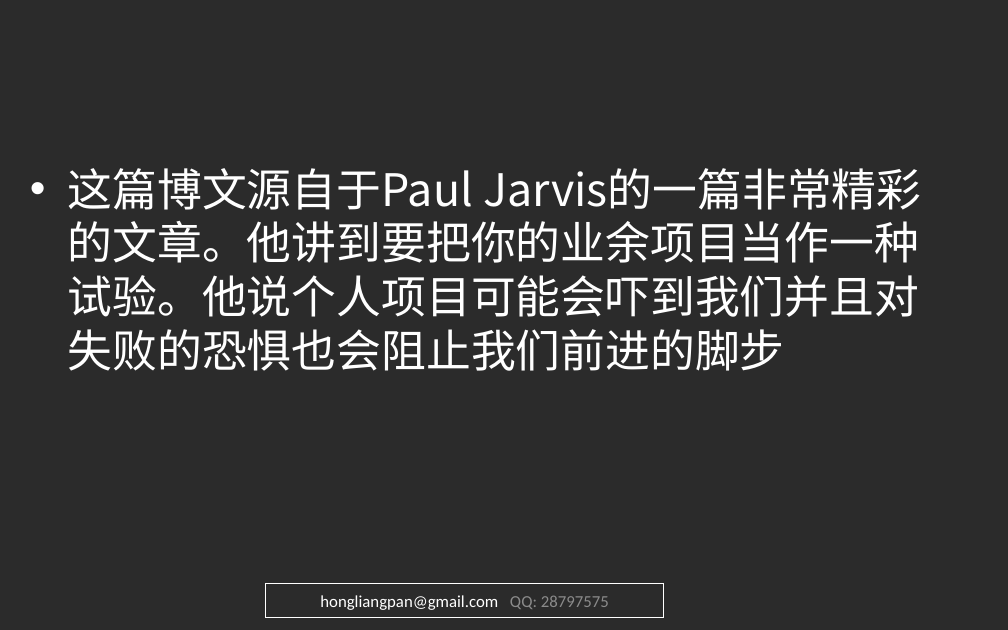
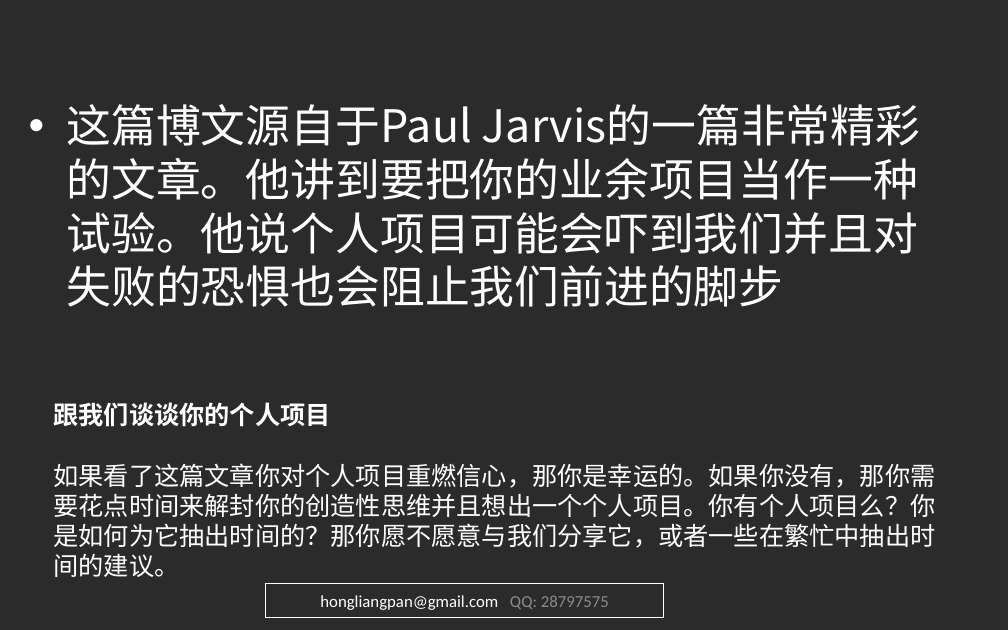
Before and after one commit to hongliangpan/net.topology, a slide deck: slide 24 of 微分享/好.个人项目挤出时间的绝妙方法.pptx (slide 23 before the commit). Drawn at 1008x630 pixels with LibreOffice and Linux fonts; fonts in the diff are those of the drawing; background and template pictures are left out; a plain dark background stands for a picture behind light text. Boxes give left, top, right and bottom in pixels: in the first picture for what was removed or moved away, otherwise in the second. Text is boxed around its words. In the diff, an @@ line names an element or a change of style, - is before the commit and + after.

```diff
--- a/微分享/好.个人项目挤出时间的绝妙方法.pptx
+++ b/微分享/好.个人项目挤出时间的绝妙方法.pptx
@@ text "这篇博文源自于Paul Jarvis的一篇非常精彩的文章。他讲到要把你的业余项目当作一种试验。他说个人项目可能会吓到我们 ..." moved from (x1=68, y1=168, x2=920, y2=371) to (x1=67, y1=104, x2=919, y2=307) @@
@@ text added at (x1=54, y1=402, x2=936, y2=577), 18 pt, text #CCE8CF @@
+跟我们谈谈你的个人项目
+如果看了这篇文章你对个人项目重燃信心，那你是幸运的。如果你没有，那你需要花点时间来解封你的创造性思维并且想出一个个人项目。你有个人项目么？你是如何为它抽出时间的？那你愿不愿意与我们分享它，或者一些在繁忙中抽出时间的建议。
```
Also in this commit, not shown: 2 slides added.
